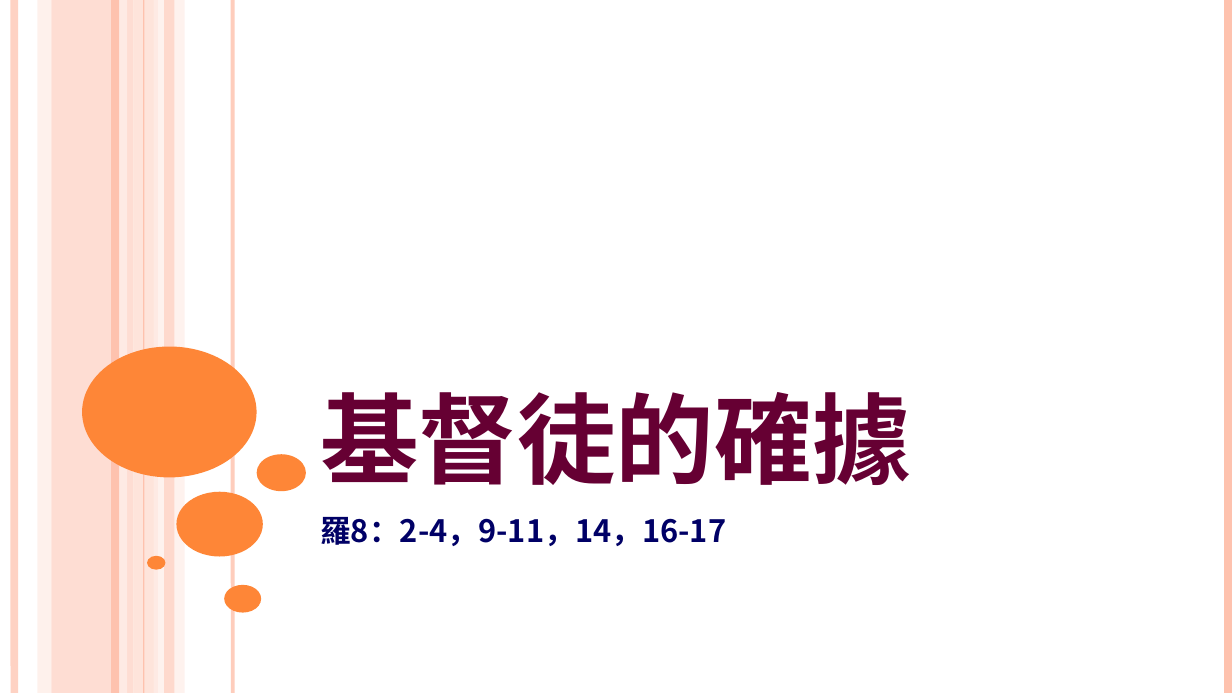
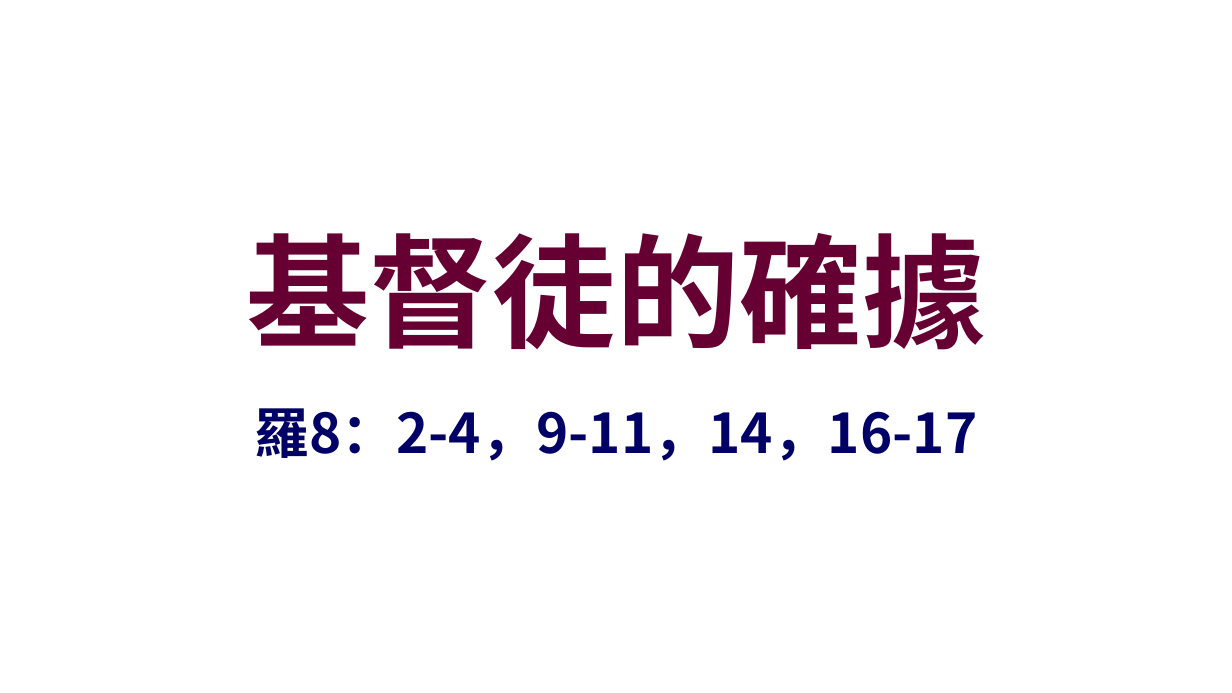
Before and after one commit to batisuoc/worship-resources, a slide deck: slide 1 of 29基督徒的確據.pptx. Drawn at 1232x693 pixels with LibreOffice and Linux fonts; fonts in the diff are those of the drawing; background and template pictures are left out. Boxes give left, top, right and bottom in pixels: in the first picture for what was removed or moved away, otherwise in the second. Text is boxed around its words. In the diff, an @@ line names an element or a change of style, - is before the commit and + after.

Commit message:
Update 29

```diff
--- a/29基督徒的確據.pptx
+++ b/29基督徒的確據.pptx
@@ line removed from (15, 0) to (15, 692) @@
@@ rectangle removed at box(37, 0, 51, 692) @@
@@ rectangle removed at box(52, 0, 134, 692) @@
@@ line removed from (115, 0) to (115, 692) @@
@@ line removed from (123, 0) to (123, 692) @@
@@ rectangle removed at box(133, 0, 158, 692) @@
@@ line removed from (144, 0) to (144, 692) @@
@@ rectangle removed at box(154, 0, 185, 692) @@
@@ rectangle removed at box(164, 0, 174, 692) @@
@@ line removed from (233, 0) to (233, 692) @@
@@ line removed from (1228, 0) to (1228, 692) @@
@@ title "基督徒的確據": place and size @@
-title "基督徒的確據" at box(320, 392, 911, 485)
+title "基督徒的確據" at box(246, 233, 985, 350)
@@ title "基督徒的確據" at box(246, 233, 985, 350): small capitals off; alignment left to centre; vertical alignment bottom to middle @@
@@ ellipse removed at box(83, 346, 257, 477) @@
@@ subtitle "羅8：2-4，9-11，14，16-17": place and size @@
-subtitle "羅8：2-4，9-11，14，16-17" at box(320, 517, 726, 546)
+subtitle "羅8：2-4，9-11，14，16-17" at box(254, 408, 977, 461)
@@ subtitle "羅8：2-4，9-11，14，16-17" at box(254, 408, 977, 461): size 18 to 32 pt; alignment left to centre @@
@@ ellipse removed at box(256, 455, 306, 492) @@
@@ ellipse removed at box(176, 492, 262, 557) @@
@@ ellipse removed at box(147, 556, 165, 569) @@
@@ ellipse removed at box(224, 585, 261, 614) @@
```
Also in this commit, not shown: 4 other slides changed, 1 slide added.
